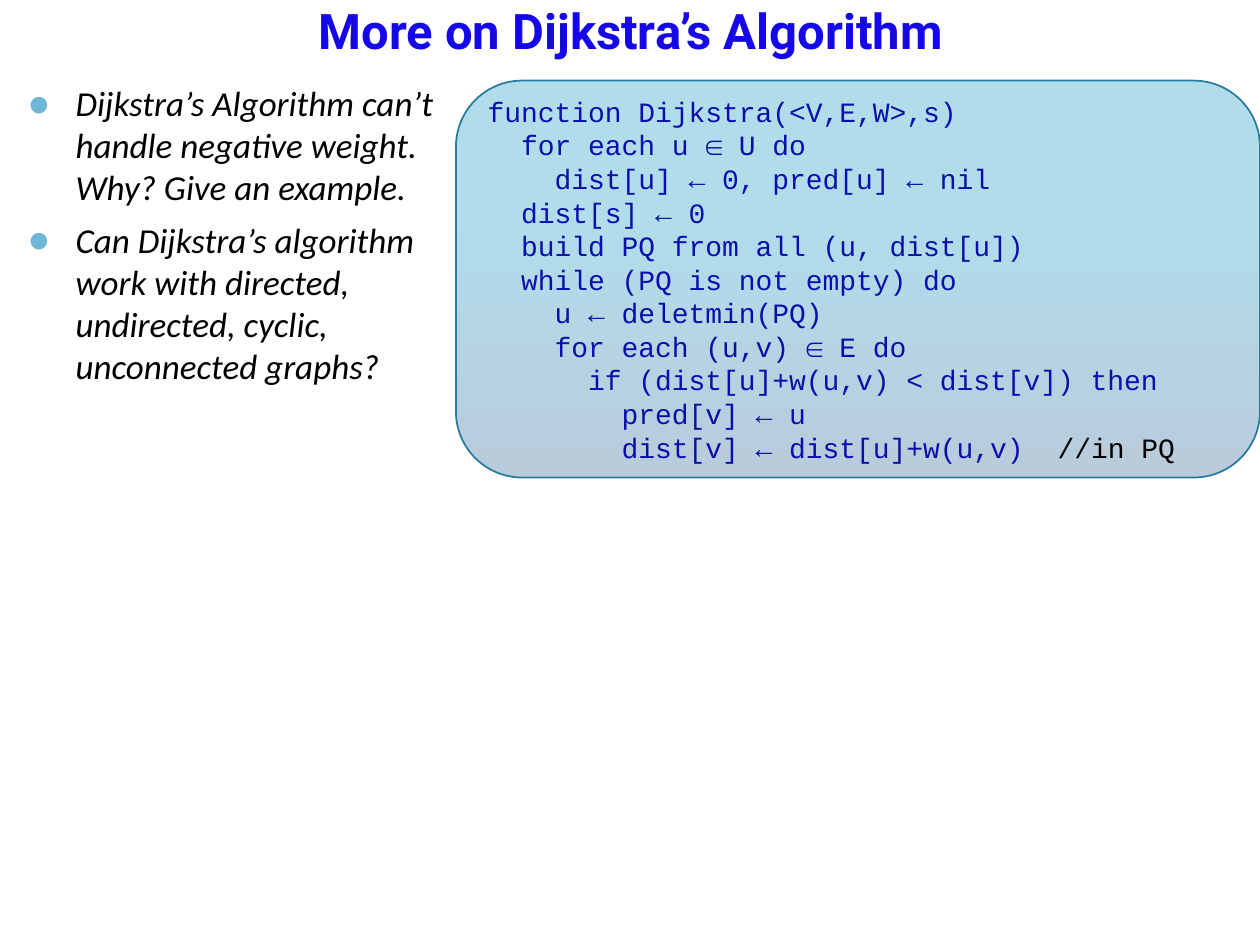
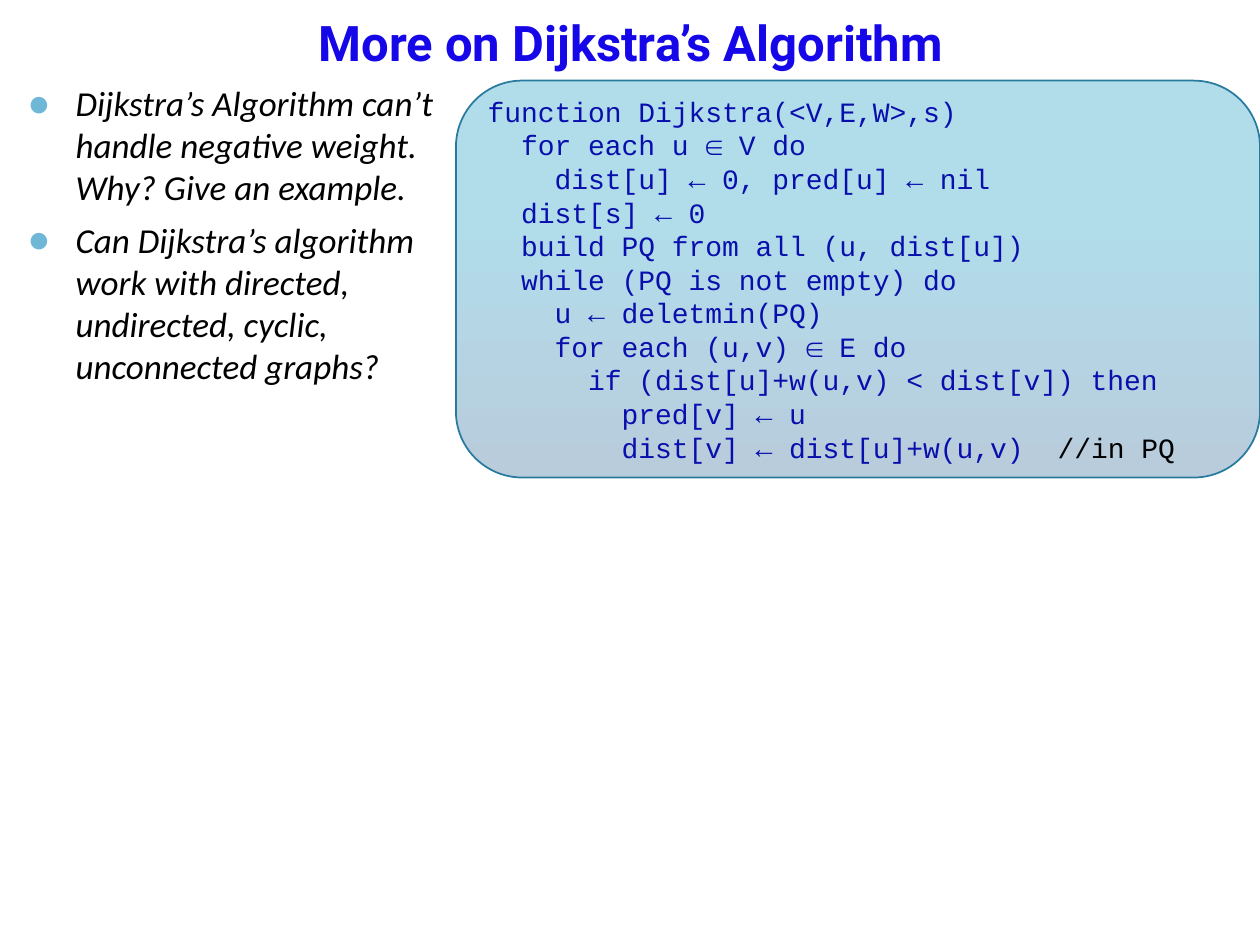
Before and after one commit to anhvir/c207, a slide deck: slide 4 of 07_C207_21S1.pptx. Drawn at 1260x945 pixels with LibreOffice and Linux fonts; fonts in the diff are those of the drawing; background and template pictures are left out. Boxes give left, top, right and bottom in pixels: in the first picture for what was removed or moved away, otherwise in the second. Text is boxed around its words. In the diff, an @@ line names an element or a change of style, - is before the commit and + after.

```diff
--- a/07_C207_21S1.pptx
+++ b/07_C207_21S1.pptx
@@ title "More on Dijkstra’s Algorithm": place and size @@
-title "More on Dijkstra’s Algorithm" at box(319, 12, 943, 60)
+title "More on Dijkstra’s Algorithm" at box(319, 24, 943, 72)
@@ text in rounded rectangle at box(521, 136, 806, 156): text changed @@
-for each u ∈ U do
+for each u ∈ V do
```
Also in this commit, not shown: 3 other slides changed, 1 other file.
